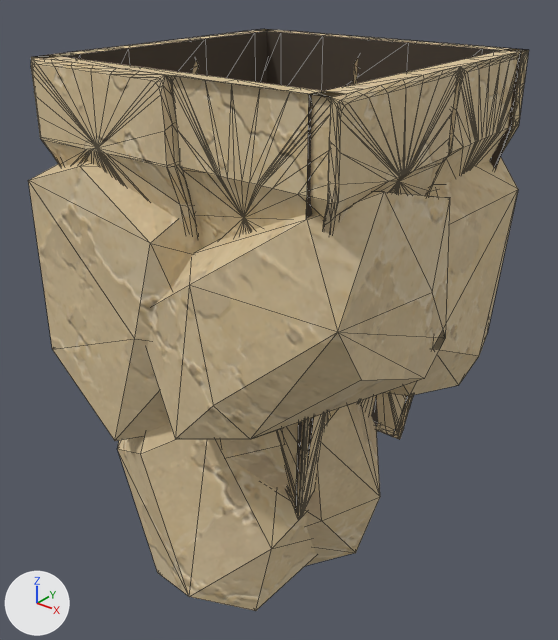
What one commit did to the glTF model assets/custom/models/ground_modules/ground_bottom_square_island_04.glb.
The view is the same before and after, from a 50 mm lens placed at (1.92, -1.31, 1.28), pointed at (0.44, 0.53, 0.14). Every picture has the same lights, and +X, +Y and +Z are marked at lower left. The older version comes first. Mesh edges are drawn as thin lines. Vertices at exactly the same position are counted once.

Names of what the first picture shows: 'GroundBottomSquareIsland04_Body'.
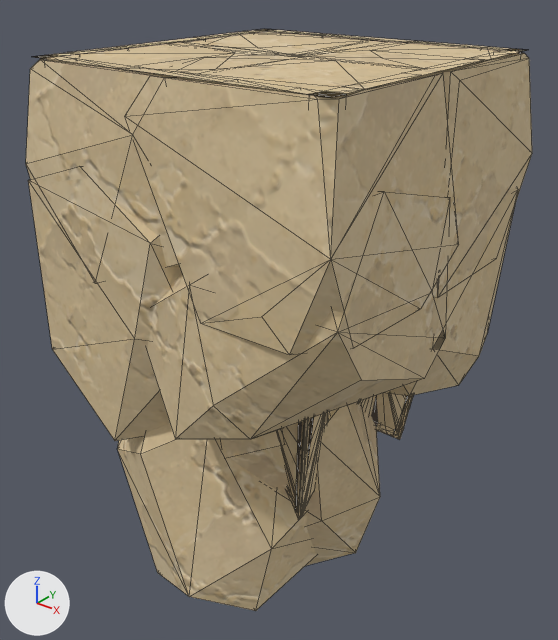
The change in detail:
me_groundbottomsquareisland04_bodymesh is used by ob_groundbottomsquareisland04_body; location (0.0, 0.0, 0.0).
me_groundbottomsquareisland04_bodymesh had 1816 vertices, 3471 faces and spanned x -0.04..1.04, y -0.04..1.04, z -0.96..1.0.
me_groundbottomsquareisland04_bodymesh now has 1597 vertices, 2867 faces and spans x -0.04..1.04, y -0.04..1.04, z -0.96..1.0.
me_groundbottomsquareisland04_bodymesh part 1: a new loose piece of 29 vertices spanning x -0.04..0.7, y 0.33..1.04, z 0.4..1.0, in mat_sandstone_plate_16_001.
me_groundbottomsquareisland04_bodymesh part 2: a new loose piece of 27 vertices spanning x 0.36..1.04, y -0.04..0.59, z 0.4..1.0, in mat_sandstone_plate_16_001.
me_groundbottomsquareisland04_bodymesh part 3: 18 vertices moved within x -0.01..0.99, y -0.01..0.99, z 0.64..0.78; 326 vertices removed from x -0.01..1.02, y -0.02..1.0, z 0.78..1.0; 51 vertices added at x -0.04..1.04, y -0.04..1.04, z 0.4..1.0.

Where the change shows, as pixel boxes [x1, y1, x2, y2] in the pictures (558 x 640 px):
'GroundBottomSquareIsland04_Body', reshaped: before [28, 29, 529, 611]; after [26, 29, 532, 611]
part 1 of me_groundbottomsquareisland04_bodymesh, added (beige): after [185, 32, 380, 55]
part 2 of me_groundbottomsquareisland04_bodymesh, added (beige): after [140, 54, 459, 355]
part 3 of me_groundbottomsquareisland04_bodymesh, built on: before [31, 50, 529, 203]; after [26, 42, 532, 298]
